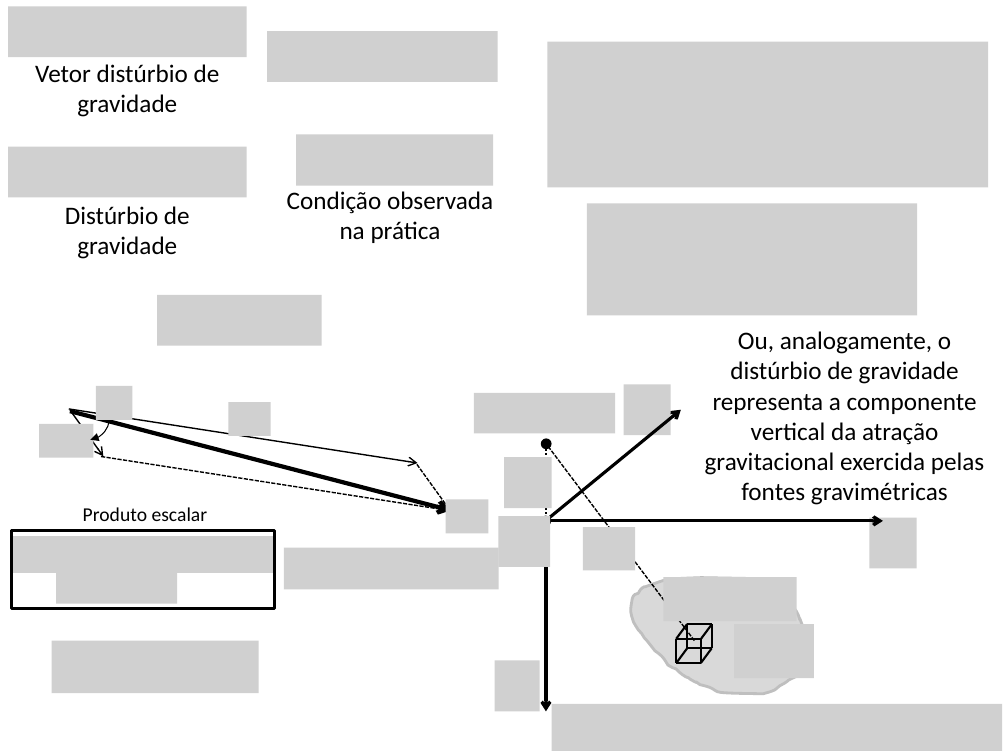
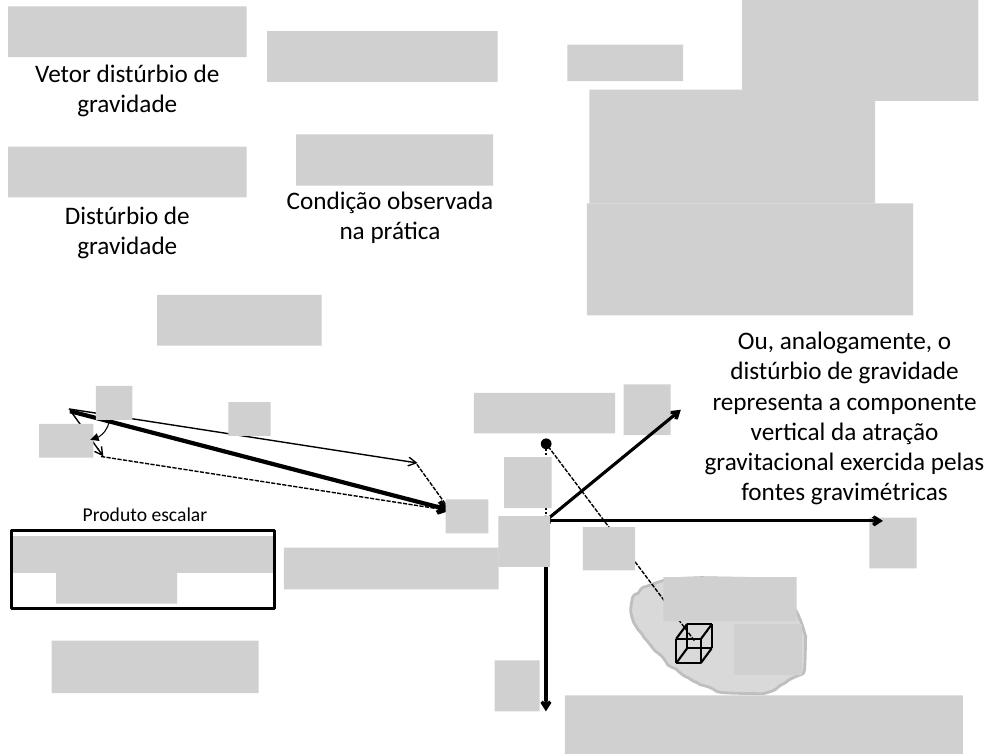
Before and after one commit to pinga-lab/CE-VII-SimBGf-2016, a slide deck: slide 26 of slides/5b_disturbio_gravidade.pptx (slide 23 before the commit). Drawn at 1008x756 pixels with LibreOffice and Linux fonts; fonts in the diff are those of the drawing; grey boxes stand for pictures. Boxes give left, top, right and bottom in pixels: in the first picture for what was removed or moved away, otherwise in the second. Text is boxed around its words. In the diff, an @@ line names an element or a change of style, - is before the commit and + after.

```diff
--- a/slides/5b_disturbio_gravidade.pptx
+++ b/slides/5b_disturbio_gravidade.pptx
@@ picture added at (x1=742, y1=0, x2=979, y2=101) @@
@@ picture removed at (x1=547, y1=41, x2=988, y2=187) @@
@@ picture added at (x1=568, y1=44, x2=683, y2=81) @@
@@ picture added at (x1=590, y1=90, x2=876, y2=204) @@
@@ picture resized from (x1=587, y1=204, x2=917, y2=316) to (x1=587, y1=204, x2=913, y2=316) @@
@@ picture resized from (x1=734, y1=624, x2=813, y2=678) to (x1=734, y1=624, x2=801, y2=674) @@
@@ picture resized from (x1=551, y1=704, x2=1002, y2=751) to (x1=564, y1=696, x2=963, y2=754) @@
```
Also in this commit, not shown: 14 other slides changed, 4 slides added, 1 slide removed, 5 other files.
